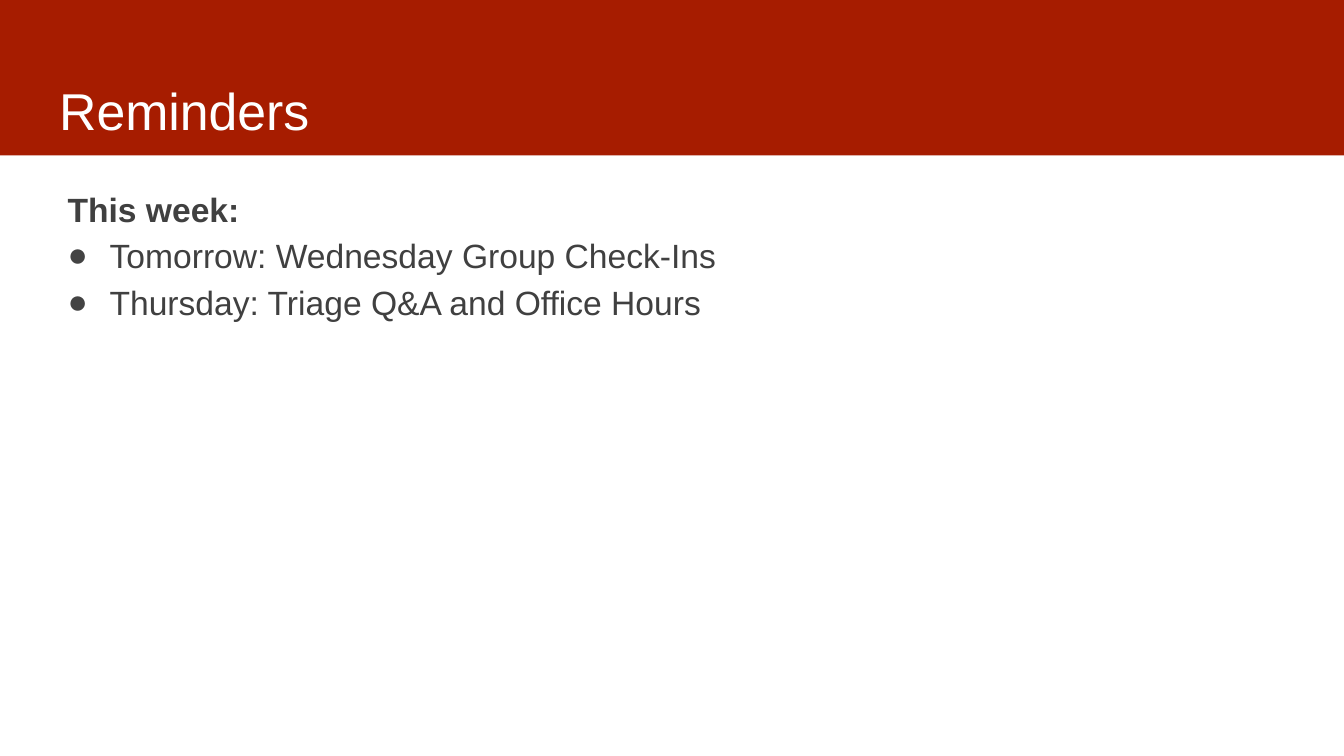
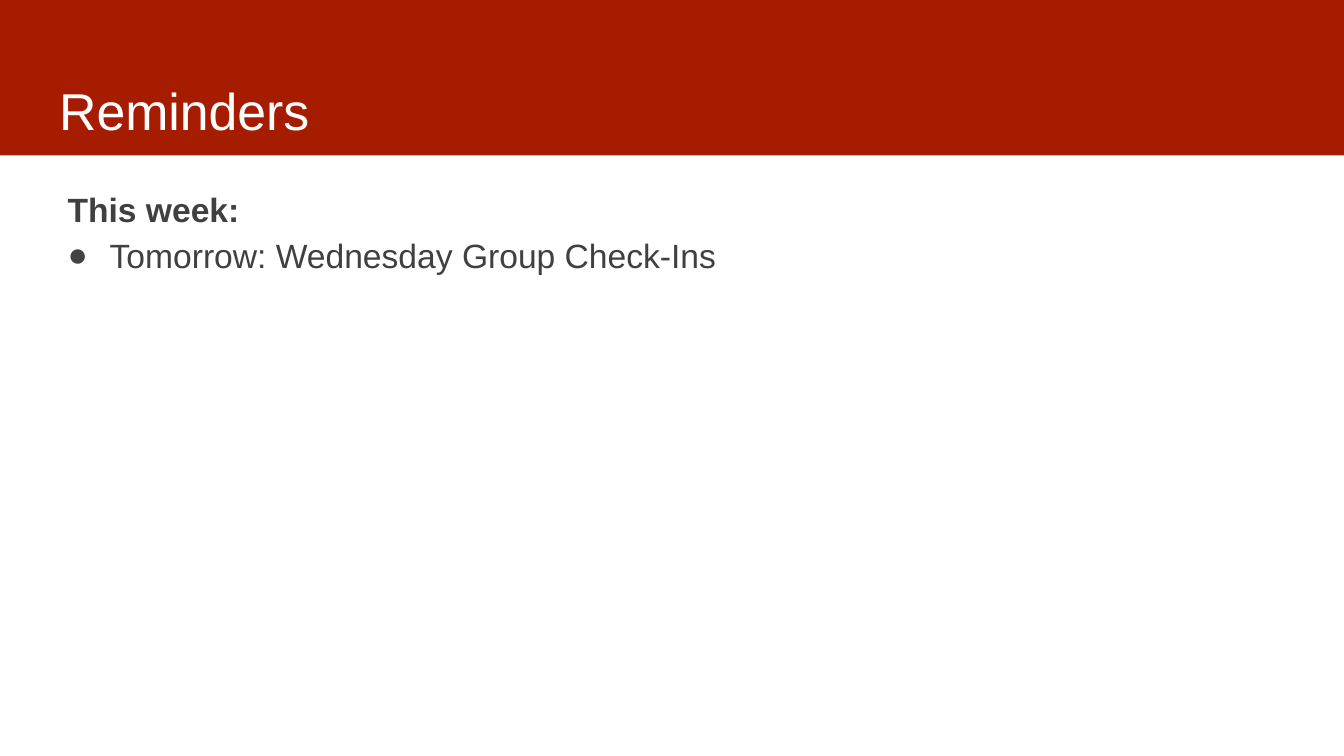
Before and after one commit to dssg/mlforpublicpolicylab, a slide deck: slide 39 of Lectures/12-features-and-imputation.pptx. Drawn at 1344x756 pixels with LibreOffice and Linux fonts; fonts in the diff are those of the drawing. Boxes give left, top, right and bottom in pixels: in the first picture for what was removed or moved away, otherwise in the second. Text is boxed around its words. In the diff, an @@ line names an element or a change of style, - is before the commit and + after.

```diff
--- a/Lectures/12-features-and-imputation.pptx
+++ b/Lectures/12-features-and-imputation.pptx
@@ text at box(110, 290, 701, 322): paragraph removed @@
-● Thursday: Triage Q&A and Office Hours
```
Also in this commit, not shown: 1 other slide changed, 1 other file.
